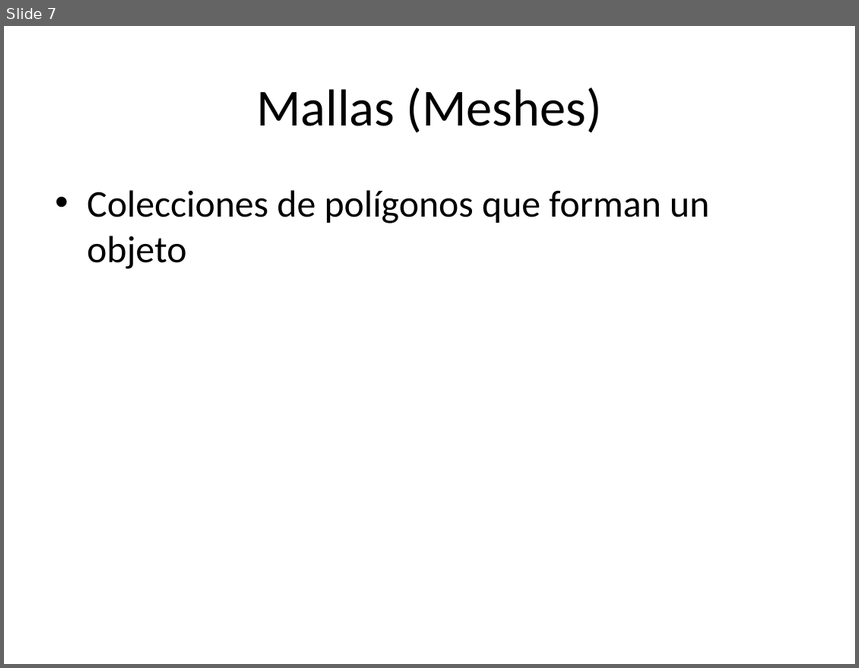
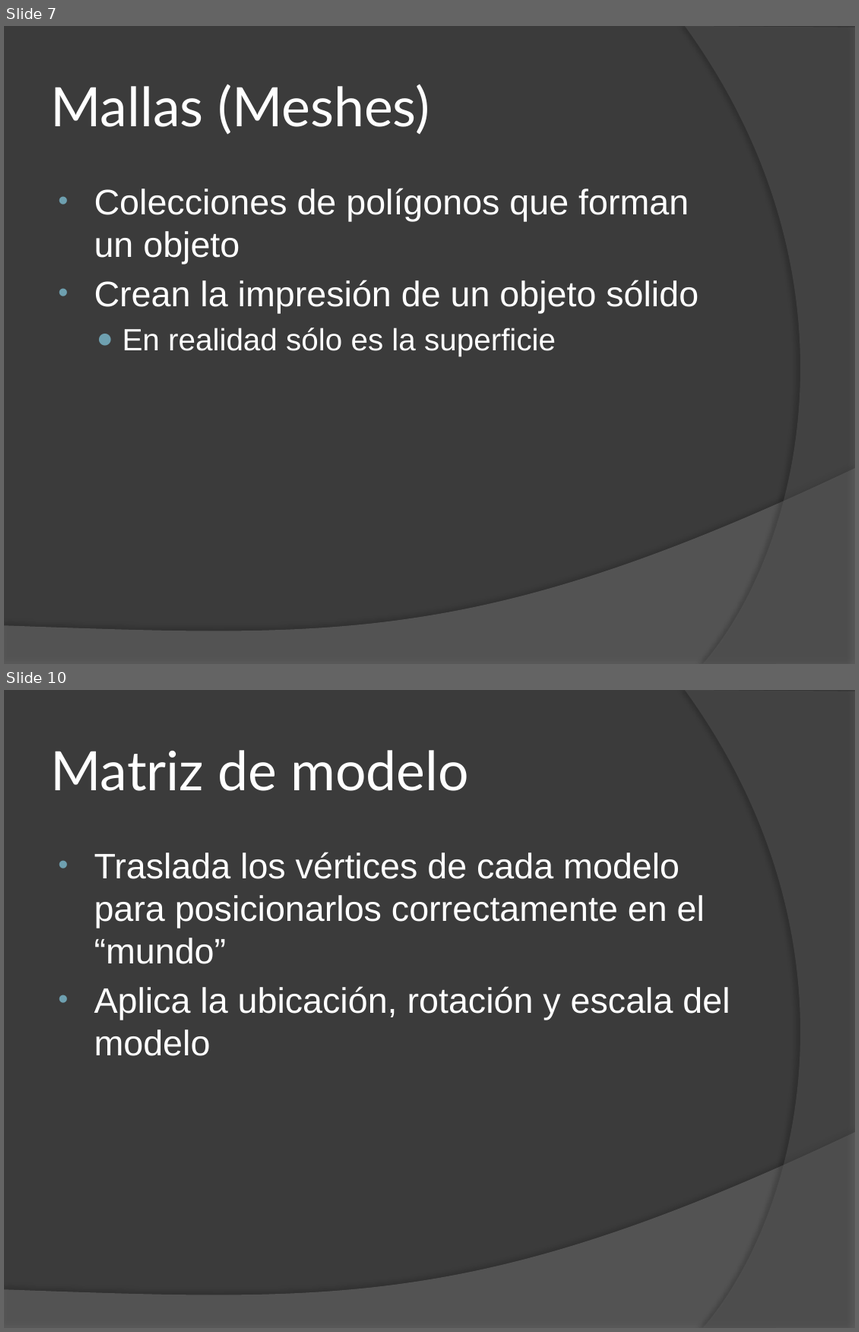
Before and after one commit to EdLev/EngineTallerGraficosUNA, a slide deck: Docs/Introducción a los Gráficos 3D.pptx. Shown one above the other, each under a label of ours: slide 7 before the commit, slides 7 and 10 after it; the slides between them are not shown. The pictures are 859x668 and 859x1332 pixels, drawn with LibreOffice and Linux fonts; fonts in the diff are those of the drawing. Boxes give left, top, right and bottom in pixels: in the first picture for what was removed or moved away, otherwise in the second. Text is boxed around its words. In the diff, an @@ line names an element or a change of style, - is before the commit and + after.

```diff
--- a/Docs/Introducción a los Gráficos 3D.pptx
+++ b/Docs/Introducción a los Gráficos 3D.pptx
@@ slide 10 added at (x1=4, y1=690, x2=855, y2=1328), background #3B3B3B; not listed: 2 template elements that a slide beside it also shows @@
@@ title added at (x1=51, y1=750, x2=470, y2=791), 46 pt, text #FFFFFF @@
+Matriz de modelo
@@ text added at (x1=94, y1=852, x2=730, y2=1056), 30 pt, text #FFFFFF @@
+• Traslada los vértices de cada modelo para posicionarlos correctamente en el “mundo”
+• Aplica la ubicación, rotación y escala del modelo
@@ slide 7 changed as well @@
@@ background #FFFFFF to #3B3B3B @@
@@ freeform shape added at (x1=685, y1=26, x2=855, y2=664), fill #5E5E5E at 40% opacity @@
@@ title "Mallas (Meshes)" at (x1=51, y1=84, x2=430, y2=135): size 44 to 46 pt, font Calibri to Lato, text colour #000000 to #FFFFFF; alignment centre to left @@
@@ text at (x1=94, y1=188, x2=689, y2=264): size 32 to 30 pt, font Calibri to Arial, text colour #000000 to #FFFFFF in "Colecciones de polígonos que forman un objeto"; indent changed @@
@@ text at (x1=94, y1=280, x2=699, y2=357): paragraphs added @@
+• Crean la impresión de un objeto sólido
+  ● En realidad sólo es la superficie
@@ freeform shape added at (x1=4, y1=468, x2=855, y2=664), fill #7F7F7F at 45% opacity @@
```
Also in this commit, not shown: 6 other slides changed, 6 other slides added.
